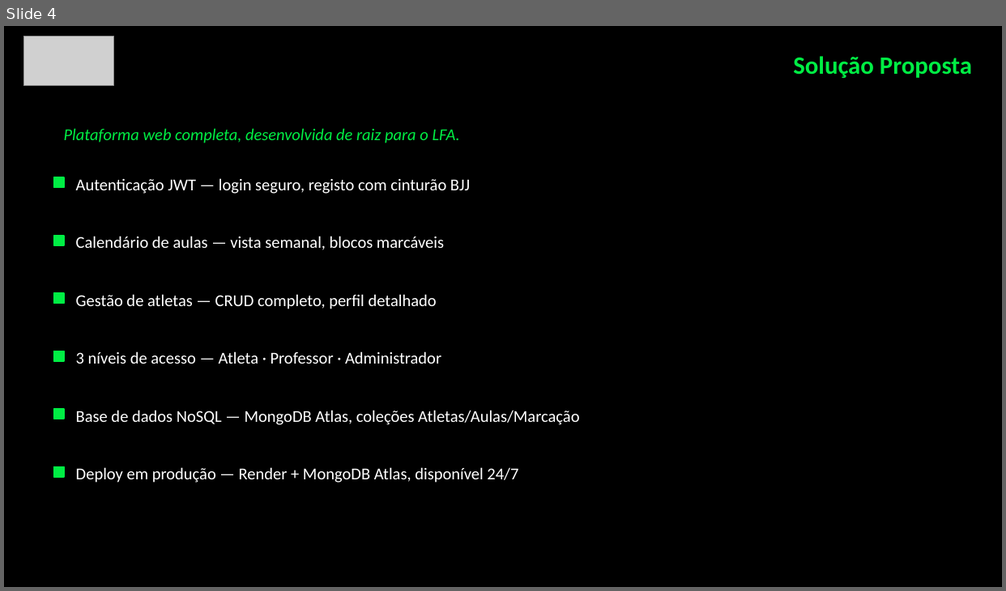
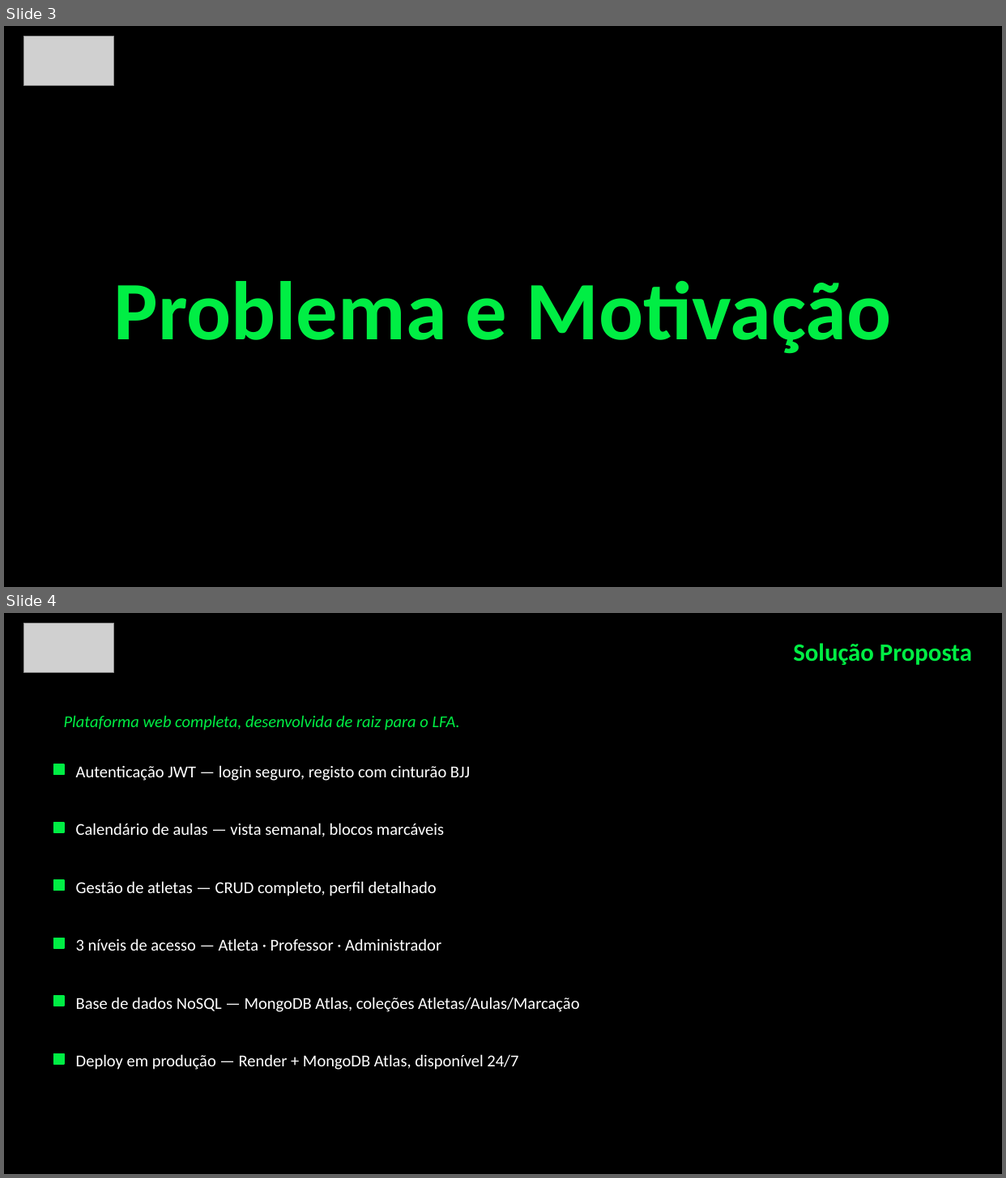
Before and after one commit to GuilhermeLopesMMA/LopesFightAcademy, a slide deck: LFA.pptx. Shown one above the other, each under a label of ours: slide 4 before the commit, slides 3 and 4 after it. The pictures are 1006x591 and 1006x1178 pixels, drawn with LibreOffice and Linux fonts; fonts in the diff are those of the drawing; grey boxes stand for pictures. Boxes give left, top, right and bottom in pixels: in the first picture for what was removed or moved away, otherwise in the second. Text is boxed around its words. In the diff, an @@ line names an element or a change of style, - is before the commit and + after.

```diff
--- a/LFA.pptx
+++ b/LFA.pptx
@@ slide 3 added at box(4, 26, 1002, 587), background #000000 @@
@@ picture added at box(24, 36, 114, 86) @@
@@ text added at box(114, 281, 892, 354), 60 pt, text #00EE44, bold @@
+Problema e Motivação
```
Also in this commit, not shown: 8 slides changed, 2 slides removed.
